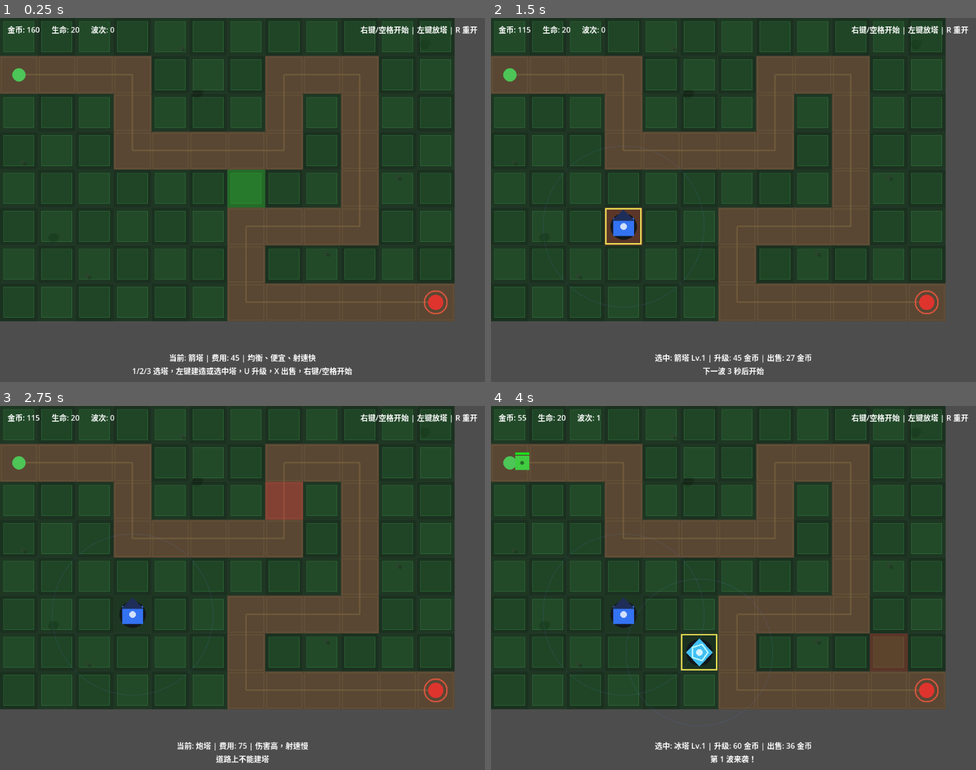
Above: before the commit, frames 1-4 (two rows, left to right).
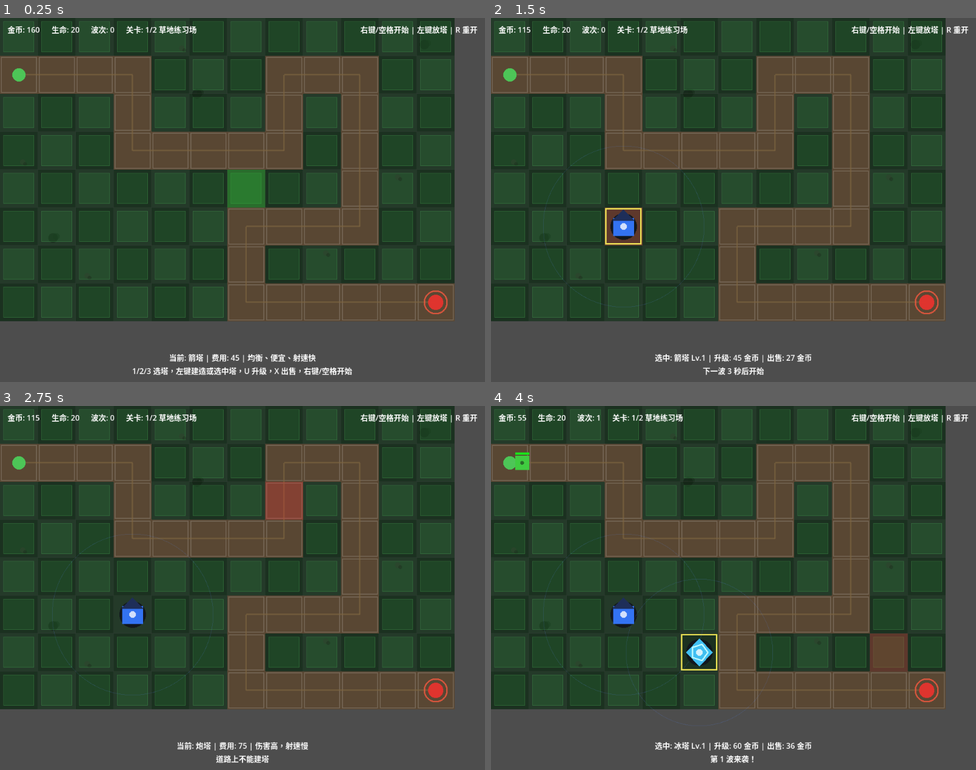
Above: after the commit, the same moments.

Repository: liang04/TowerDefense
Game: Godot game, scene res://scenes/main.tscn
Same seed, same stepped clock (60 frames per second), same inputs: the game is played once before the commit and once after it.
Inputs (mouse positions are in pixels of both pictures, inside the frame that each line leads up to):
- Up to frame 1 (0.25 s): no input
- Up to frame 2 (1.5 s): tap Enter at 0.5 s; move the mouse to (840, 181) at 0.52 s; tap P at 0.6 s; click (840, 181) at 0.67 s; tap Space at 0.77, 1.25 s; move the mouse to (636, 218) at 1.27 s; tap 1 at 1.35 s; click (636, 218) at 1.42 s
- Up to frame 3 (2.75 s): tap Space at 1.52 s; tap Enter at 2 s; move the mouse to (291, 507) at 2.02 s; tap 2 at 2.1 s; click (291, 507) at 2.17 s
- Up to frame 4 (4 s): tap Space at 2.75, 3.02, 3.77 s; move the mouse to (709, 660) at 2.77 s; tap 3 at 2.85 s; click (709, 660) at 2.92 s; tap Enter at 3.5 s; move the mouse to (879, 642) at 3.52 s; tap U at 3.6 s; click (879, 642) at 3.67 s

The runs differ from the first frame. In frame 1, 1.5% of the frame differs, in the area x 0-94%, y 2-83%; in frame 2, 1.5%; in frame 3, 1.5%; in frame 4, 1.5%.

Commit message:
Add data-driven levels

Diff:
--- a/scenes/main.tscn
+++ b/scenes/main.tscn
@@ -65,6 +65,10 @@
 [node name="WaveLabel" type="Label" parent="HUD/MarginContainer/VBoxContainer/TopBar"]
 layout_mode = 2
 text = "波次: 0"
+
+[node name="LevelLabel" type="Label" parent="HUD/MarginContainer/VBoxContainer/TopBar"]
+layout_mode = 2
+text = "关卡: 1/2 草地练习场"
 
 [node name="Spacer" type="Control" parent="HUD/MarginContainer/VBoxContainer/TopBar"]
 layout_mode = 2
@@ -197,6 +201,10 @@
 text = "统计"
 horizontal_alignment = 1
 
+[node name="NextLevelButton" type="Button" parent="HUD/Overlay/ResultPanel/ResultBox"]
+layout_mode = 2
+text = "下一关"
+
 [node name="RestartResultButton" type="Button" parent="HUD/Overlay/ResultPanel/ResultBox"]
 layout_mode = 2
 text = "再来一局"
--- a/scripts/game_manager.gd
+++ b/scripts/game_manager.gd
@@ -1,6 +1,8 @@
 ## 游戏全局管理器（Autoload 单例）
 ## 管理：金币、生命、塔放置网格、游戏状态
 extends Node
+
+var LevelData = preload("res://scripts/level_data.gd")
 
 ## ---- 信号 ----
 signal gold_changed(new_gold: int)
@@ -13,15 +15,12 @@
 signal wave_countdown(seconds_left: int)
 signal tower_selection_changed(tower_type: String)
 signal sfx_requested(sfx_name: String)
+signal level_changed(level_index: int, level_name: String)
 
 ## ---- 常量 ----
 const CELL_SIZE := 80       # 网格单元像素大小
 const GRID_COLS := 12       # 地图列数（宽）
 const GRID_ROWS := 8        # 地图行数（高）
-
-## ---- 初始值 ----
-const STARTING_GOLD := 160
-const STARTING_LIVES := 20
 
 var tower_configs: Dictionary = {
 	"arrow": {
@@ -60,8 +59,10 @@
 }
 
 ## ---- 状态 ----
-var gold: int = STARTING_GOLD
-var lives: int = STARTING_LIVES
+var levels: Array[Dictionary] = []
+var current_level_index: int = 0
+var gold: int = 160
+var lives: int = 20
 var is_game_over: bool = false
 var selected_tower_type: String = "arrow"
 var current_wave: int = 0
@@ -80,6 +81,11 @@
 
 ## ---- 初始化 ----
 func _ready() -> void:
+	levels = LevelData.get_levels()
+	if levels.is_empty():
+		push_error("No level data configured.")
+		return
+	_apply_level_settings()
 	_init_path()
 
 ## 初始化路径（坐标为网格 列,行）
@@ -87,18 +93,7 @@
 	path_cells.clear()
 	path_points.clear()
 
-	# 路径网格坐标序列：从左上蜿蜒到右下
-	var path_grid: Array[Vector2i] = [
-		Vector2i(0, 1), Vector2i(1, 1), Vector2i(2, 1), Vector2i(3, 1),
-		Vector2i(3, 2), Vector2i(3, 3),
-		Vector2i(4, 3), Vector2i(5, 3), Vector2i(6, 3), Vector2i(7, 3),
-		Vector2i(7, 2), Vector2i(7, 1),
-		Vector2i(8, 1), Vector2i(9, 1),
-		Vector2i(9, 2), Vector2i(9, 3), Vector2i(9, 4), Vector2i(9, 5),
-		Vector2i(8, 5), Vector2i(7, 5), Vector2i(6, 5),
-		Vector2i(6, 6), Vector2i(6, 7),
-		Vector2i(7, 7), Vector2i(8, 7), Vector2i(9, 7), Vector2i(10, 7), Vector2i(11, 7),
-	]
+	var path_grid: Array = get_current_level().get("path", [])
 
 	# 注册路径格子为不可放置
 	for cell in path_grid:
@@ -110,6 +105,11 @@
 			cell.x * CELL_SIZE + CELL_SIZE * 0.5,
 			cell.y * CELL_SIZE + CELL_SIZE * 0.5
 		))
+
+func _apply_level_settings() -> void:
+	var level := get_current_level()
+	gold = int(level.get("starting_gold", 160))
+	lives = int(level.get("starting_lives", 20))
 
 ## ---- 公共方法 ----
 
@@ -236,8 +236,7 @@
 	sfx_requested.emit(sfx_name)
 
 func reset_game() -> void:
-	gold = STARTING_GOLD
-	lives = STARTING_LIVES
+	_apply_level_settings()
 	is_game_over = false
 	current_wave = 0
 	enemies_killed = 0
@@ -249,3 +248,43 @@
 	gold_changed.emit(gold)
 	lives_changed.emit(lives)
 	tower_selection_changed.emit(selected_tower_type)
+	level_changed.emit(current_level_index, get_current_level_name())
+
+func advance_to_next_level() -> bool:
+	if current_level_index + 1 >= levels.size():
+		return false
+	current_level_index += 1
+	reset_game()
+	return true
+
+func get_current_level() -> Dictionary:
+	if levels.is_empty():
+		return {}
+	return levels[current_level_index]
+
+func get_current_level_name() -> String:
+	return String(get_current_level().get("name", "未命名关卡"))
+
+func get_current_level_description() -> String:
+	return String(get_current_level().get("description", ""))
+
+func get_current_level_waves() -> Array:
+	return get_current_level().get("waves", [])
+
+func has_next_level() -> bool:
+	return current_level_index + 1 < levels.size()
+
+func get_level_count() -> int:
+	return levels.size()
+
+func get_level_background_color() -> Color:
+	var value = get_current_level().get("background", Color(0.11, 0.2, 0.13))
+	return value if value is Color else Color(0.11, 0.2, 0.13)
+
+func get_level_buildable_color() -> Color:
+	var value = get_current_level().get("buildable_color", Color(0.18, 0.55, 0.24, 0.22))
+	return value if value is Color else Color(0.18, 0.55, 0.24, 0.22)
+
+func get_level_path_color() -> Color:
+	var value = get_current_level().get("path_color", Color(0.35, 0.28, 0.2))
+	return value if value is Color else Color(0.35, 0.28, 0.2)
--- a/scripts/hud.gd
+++ b/scripts/hud.gd
@@ -12,6 +12,7 @@
 @onready var gold_label: Label = $MarginContainer/VBoxContainer/TopBar/GoldLabel
 @onready var lives_label: Label = $MarginContainer/VBoxContainer/TopBar/LivesLabel
 @onready var wave_label: Label = $MarginContainer/VBoxContainer/TopBar/WaveLabel
+@onready var level_label: Label = $MarginContainer/VBoxContainer/TopBar/LevelLabel
 @onready var info_label: Label = $MarginContainer/VBoxContainer/InfoLabel
 @onready var message_label: Label = $MarginContainer/VBoxContainer/MessageLabel
 @onready var overlay: Control = $Overlay
@@ -23,6 +24,7 @@
 @onready var start_button: Button = $Overlay/StartPanel/StartBox/StartButton
 @onready var resume_button: Button = $Overlay/PausePanel/PauseBox/ResumeButton
 @onready var restart_pause_button: Button = $Overlay/PausePanel/PauseBox/RestartPauseButton
+@onready var next_level_button: Button = $Overlay/ResultPanel/ResultBox/NextLevelButton
 @onready var restart_result_button: Button = $Overlay/ResultPanel/ResultBox/RestartResultButton
 
 ## ---- 生命周期 ----
@@ -39,10 +41,12 @@
 	GameManager.game_over.connect(_on_game_over)
 	GameManager.game_won.connect(_on_game_won)
 	GameManager.tower_selection_changed.connect(_on_tower_selection_changed)
+	GameManager.level_changed.connect(_on_level_changed)
 
 	start_button.pressed.connect(_on_start_pressed)
 	resume_button.pressed.connect(_on_resume_pressed)
 	restart_pause_button.pressed.connect(_on_restart_pressed)
+	next_level_button.pressed.connect(_on_next_level_pressed)
 	restart_result_button.pressed.connect(_on_restart_pressed)
 
 	# 初始化显示
@@ -61,6 +65,7 @@
 	gold_label.text = "金币: %d" % GameManager.gold
 	lives_label.text = "生命: %d" % GameManager.lives
 	wave_label.text = "波次: 0"
+	_update_level_text()
 	_update_selected_tower_text()
 	message_label.text = "1/2/3 选塔，左键建造或选中塔，U 升级，X 出售，右键/空格开始"
 
@@ -88,6 +93,18 @@
 
 func _on_tower_selection_changed(_tower_type: String) -> void:
 	_update_selected_tower_text()
+
+func _on_level_changed(_level_index: int, _level_name: String) -> void:
+	_update_level_text()
+	wave_label.text = "波次: 0"
+	_update_selected_tower_text()
+
+func _update_level_text() -> void:
+	level_label.text = "关卡: %d/%d %s" % [
+		GameManager.current_level_index + 1,
+		GameManager.get_level_count(),
+		GameManager.get_current_level_name(),
+	]
 
 func _update_selected_tower_text() -> void:
 	var config := GameManager.get_tower_config(GameManager.selected_tower_type)
@@ -154,7 +171,9 @@
 	pause_panel.visible = false
 	result_panel.visible = true
 	result_title.text = "胜利" if won else "失败"
-	result_stats.text = "到达波次: %d\n击杀敌人: %d\n漏掉敌人: %d\n剩余生命: %d\n剩余金币: %d" % [
+	next_level_button.visible = won and GameManager.has_next_level()
+	result_stats.text = "关卡: %s\n到达波次: %d\n击杀敌人: %d\n漏掉敌人: %d\n剩余生命: %d\n剩余金币: %d" % [
+		GameManager.get_current_level_name(),
 		GameManager.current_wave,
 		GameManager.enemies_killed,
 		GameManager.enemies_leaked,
@@ -173,3 +192,8 @@
 func _on_restart_pressed() -> void:
 	get_tree().paused = false
 	get_parent().call("_restart_game")
+
+func _on_next_level_pressed() -> void:
+	get_tree().paused = false
+	if GameManager.advance_to_next_level():
+		get_parent().call("_reload_scene_for_level")
--- /dev/null
+++ b/scripts/level_data.gd
@@ -0,0 +1,81 @@
+extends RefCounted
+
+static func get_levels() -> Array[Dictionary]:
+	return [
+		{
+			"name": "草地练习场",
+			"description": "标准路线，适合学习基础建塔和升级。",
+			"starting_gold": 160,
+			"starting_lives": 20,
+			"background": Color(0.11, 0.2, 0.13),
+			"buildable_color": Color(0.18, 0.55, 0.24, 0.22),
+			"path_color": Color(0.35, 0.28, 0.2),
+			"path": [
+				Vector2i(0, 1), Vector2i(1, 1), Vector2i(2, 1), Vector2i(3, 1),
+				Vector2i(3, 2), Vector2i(3, 3),
+				Vector2i(4, 3), Vector2i(5, 3), Vector2i(6, 3), Vector2i(7, 3),
+				Vector2i(7, 2), Vector2i(7, 1),
+				Vector2i(8, 1), Vector2i(9, 1),
+				Vector2i(9, 2), Vector2i(9, 3), Vector2i(9, 4), Vector2i(9, 5),
+				Vector2i(8, 5), Vector2i(7, 5), Vector2i(6, 5),
+				Vector2i(6, 6), Vector2i(6, 7),
+				Vector2i(7, 7), Vector2i(8, 7), Vector2i(9, 7), Vector2i(10, 7), Vector2i(11, 7),
+			],
+			"waves": [
+				{"groups": [
+					{"count": 5, "interval": 0.9, "type": "grunt", "hp": 30, "speed": 118.0, "reward": 10, "color": Color(0.25, 0.8, 0.25)},
+				]},
+				{"groups": [
+					{"count": 6, "interval": 0.75, "type": "grunt", "hp": 42, "speed": 122.0, "reward": 10, "color": Color(0.25, 0.8, 0.25)},
+					{"count": 3, "interval": 0.55, "type": "runner", "hp": 24, "speed": 175.0, "reward": 12, "color": Color(0.95, 0.9, 0.25)},
+				]},
+				{"groups": [
+					{"count": 8, "interval": 0.7, "type": "runner", "hp": 32, "speed": 185.0, "reward": 13, "color": Color(0.95, 0.9, 0.25)},
+					{"count": 3, "interval": 1.0, "type": "tank", "hp": 120, "speed": 80.0, "reward": 22, "color": Color(0.62, 0.55, 0.48)},
+				]},
+				{"groups": [
+					{"count": 12, "interval": 0.45, "type": "grunt", "hp": 58, "speed": 130.0, "reward": 11, "color": Color(0.25, 0.8, 0.25)},
+					{"count": 4, "interval": 0.8, "type": "tank", "hp": 150, "speed": 85.0, "reward": 24, "color": Color(0.62, 0.55, 0.48)},
+				]},
+				{"groups": [
+					{"count": 8, "interval": 0.5, "type": "runner", "hp": 44, "speed": 195.0, "reward": 14, "color": Color(0.95, 0.9, 0.25)},
+					{"count": 6, "interval": 0.8, "type": "tank", "hp": 190, "speed": 90.0, "reward": 28, "color": Color(0.62, 0.55, 0.48)},
+					{"count": 8, "interval": 0.45, "type": "grunt", "hp": 75, "speed": 140.0, "reward": 13, "color": Color(0.25, 0.8, 0.25)},
+				]},
+			],
+		},
+		{
+			"name": "峡谷回廊",
+			"description": "更长路线，敌人分批更多，适合练习补塔和升级。",
+			"starting_gold": 190,
+			"starting_lives": 18,
+			"background": Color(0.13, 0.17, 0.18),
+			"buildable_color": Color(0.18, 0.48, 0.4, 0.24),
+			"path_color": Color(0.38, 0.31, 0.24),
+			"path": [
+				Vector2i(0, 0), Vector2i(1, 0), Vector2i(2, 0), Vector2i(3, 0), Vector2i(4, 0),
+				Vector2i(4, 1), Vector2i(4, 2), Vector2i(3, 2), Vector2i(2, 2), Vector2i(1, 2),
+				Vector2i(1, 3), Vector2i(1, 4), Vector2i(2, 4), Vector2i(3, 4), Vector2i(4, 4), Vector2i(5, 4), Vector2i(6, 4),
+				Vector2i(6, 3), Vector2i(6, 2), Vector2i(7, 2), Vector2i(8, 2), Vector2i(9, 2), Vector2i(10, 2),
+				Vector2i(10, 3), Vector2i(10, 4), Vector2i(9, 4), Vector2i(8, 4),
+				Vector2i(8, 5), Vector2i(8, 6), Vector2i(9, 6), Vector2i(10, 6), Vector2i(11, 6),
+			],
+			"waves": [
+				{"groups": [
+					{"count": 8, "interval": 0.65, "type": "grunt", "hp": 40, "speed": 130.0, "reward": 10, "color": Color(0.25, 0.8, 0.25)},
+				]},
+				{"groups": [
+					{"count": 7, "interval": 0.55, "type": "runner", "hp": 30, "speed": 190.0, "reward": 12, "color": Color(0.95, 0.9, 0.25)},
+					{"count": 5, "interval": 0.75, "type": "grunt", "hp": 58, "speed": 135.0, "reward": 12, "color": Color(0.25, 0.8, 0.25)},
+				]},
+				{"groups": [
+					{"count": 6, "interval": 0.9, "type": "tank", "hp": 155, "speed": 90.0, "reward": 24, "color": Color(0.62, 0.55, 0.48)},
+					{"count": 8, "interval": 0.45, "type": "runner", "hp": 42, "speed": 205.0, "reward": 14, "color": Color(0.95, 0.9, 0.25)},
+				]},
+				{"groups": [
+					{"count": 14, "interval": 0.38, "type": "grunt", "hp": 76, "speed": 145.0, "reward": 13, "color": Color(0.25, 0.8, 0.25)},
+					{"count": 7, "interval": 0.7, "type": "tank", "hp": 210, "speed": 92.0, "reward": 30, "color": Color(0.62, 0.55, 0.48)},
+				]},
+			],
+		},
+	]
--- a/scripts/main.gd
+++ b/scripts/main.gd
@@ -163,6 +163,10 @@
 	GameManager.reset_game()
 	get_tree().reload_current_scene()
 
+func _reload_scene_for_level() -> void:
+	get_tree().paused = false
+	get_tree().reload_current_scene()
+
 func _toggle_pause() -> void:
 	if GameManager.is_game_over or not _game_started:
 		return
@@ -184,12 +188,14 @@
 
 func _draw_background() -> void:
 	var map_size := Vector2(GameManager.GRID_COLS * GameManager.CELL_SIZE, GameManager.GRID_ROWS * GameManager.CELL_SIZE)
-	draw_rect(Rect2(Vector2.ZERO, map_size), Color(0.11, 0.2, 0.13))
+	var background_color := GameManager.get_level_background_color()
+	draw_rect(Rect2(Vector2.ZERO, map_size), background_color)
 
 	for row in range(GameManager.GRID_ROWS):
 		for col in range(GameManager.GRID_COLS):
 			var cell_origin := Vector2(col * GameManager.CELL_SIZE, row * GameManager.CELL_SIZE)
-			var tint := Color(0.13, 0.24, 0.15, 0.45) if (col + row) % 2 == 0 else Color(0.1, 0.18, 0.12, 0.35)
+			var tint := background_color.lightened(0.08) if (col + row) % 2 == 0 else background_color.darkened(0.06)
+			tint.a = 0.45
 			draw_rect(Rect2(cell_origin, Vector2(GameManager.CELL_SIZE, GameManager.CELL_SIZE)), tint)
 
 	# 固定装饰点，避免运行时随机导致地图闪烁。
@@ -208,6 +214,7 @@
 			draw_circle(pos + Vector2(5, 4), 4.0, Color(0.1, 0.1, 0.09, 0.55))
 
 func _draw_buildable_cells() -> void:
+	var buildable_color := GameManager.get_level_buildable_color()
 	for row in range(GameManager.GRID_ROWS):
 		for col in range(GameManager.GRID_COLS):
 			var cell := Vector2i(col, row)
@@ -220,7 +227,7 @@
 				GameManager.CELL_SIZE - 16,
 				GameManager.CELL_SIZE - 16
 			)
-			draw_rect(rect, Color(0.18, 0.55, 0.24, 0.22))
+			draw_rect(rect, buildable_color)
 			draw_rect(rect, Color(0.37, 0.85, 0.42, 0.28), false, 1.0)
 
 func _draw_grid() -> void:
@@ -235,6 +242,7 @@
 				  Color(0.25, 0.25, 0.25, 0.3), 1.0)
 
 func _draw_path() -> void:
+	var path_color := GameManager.get_level_path_color()
 	# 绘制路径格子
 	for cell in GameManager.path_cells:
 		var rect := Rect2(
@@ -243,8 +251,8 @@
 			GameManager.CELL_SIZE,
 			GameManager.CELL_SIZE
 		)
-		draw_rect(rect, Color(0.35, 0.28, 0.2))  # 泥土色路径
-		draw_rect(rect.grow(-3), Color(0.42, 0.34, 0.23, 0.65), false, 2.0)
+		draw_rect(rect, path_color)
+		draw_rect(rect.grow(-3), path_color.lightened(0.16), false, 2.0)
 
 	# 绘制路径点连线（辅助线）
 	if GameManager.path_points.size() > 1:
--- a/scripts/wave_spawner.gd
+++ b/scripts/wave_spawner.gd
@@ -5,33 +5,7 @@
 ## ---- 信号 ----
 signal all_waves_completed
 
-## ---- 波次配置 ----
-## 后续规模变大时可改为 Resource 或 JSON 加载
-## groups 中每组：[数量, 生成间隔, 类型, 血量, 速度, 奖励]
 const COUNTDOWN_SECONDS := 3
-
-var waves: Array[Dictionary] = [
-	{"groups": [
-		{"count": 5, "interval": 0.9, "type": "grunt", "hp": 30, "speed": 118.0, "reward": 10, "color": Color(0.25, 0.8, 0.25)},
-	]},
-	{"groups": [
-		{"count": 6, "interval": 0.75, "type": "grunt", "hp": 42, "speed": 122.0, "reward": 10, "color": Color(0.25, 0.8, 0.25)},
-		{"count": 3, "interval": 0.55, "type": "runner", "hp": 24, "speed": 175.0, "reward": 12, "color": Color(0.95, 0.9, 0.25)},
-	]},
-	{"groups": [
-		{"count": 8, "interval": 0.7, "type": "runner", "hp": 32, "speed": 185.0, "reward": 13, "color": Color(0.95, 0.9, 0.25)},
-		{"count": 3, "interval": 1.0, "type": "tank", "hp": 120, "speed": 80.0, "reward": 22, "color": Color(0.62, 0.55, 0.48)},
-	]},
-	{"groups": [
-		{"count": 12, "interval": 0.45, "type": "grunt", "hp": 58, "speed": 130.0, "reward": 11, "color": Color(0.25, 0.8, 0.25)},
-		{"count": 4, "interval": 0.8, "type": "tank", "hp": 150, "speed": 85.0, "reward": 24, "color": Color(0.62, 0.55, 0.48)},
-	]},
-	{"groups": [
-		{"count": 8, "interval": 0.5, "type": "runner", "hp": 44, "speed": 195.0, "reward": 14, "color": Color(0.95, 0.9, 0.25)},
-		{"count": 6, "interval": 0.8, "type": "tank", "hp": 190, "speed": 90.0, "reward": 28, "color": Color(0.62, 0.55, 0.48)},
-		{"count": 8, "interval": 0.45, "type": "grunt", "hp": 75, "speed": 140.0, "reward": 13, "color": Color(0.25, 0.8, 0.25)},
-	]},
-]
 
 ## ---- 预加载 ----
 var _enemy_scene: PackedScene = preload("res://scenes/enemy.tscn")
@@ -60,6 +34,7 @@
 	if _is_spawning or _is_waiting_to_spawn or GameManager.is_game_over or _is_finished:
 		return
 
+	var waves := GameManager.get_current_level_waves()
 	if _current_wave >= waves.size():
 		_is_finished = true
 		all_waves_completed.emit()
@@ -118,6 +93,7 @@
 		_spawned_count = 0
 		_current_group += 1
 
+		var waves := GameManager.get_current_level_waves()
 		var groups: Array = waves[_current_wave]["groups"]
 		if _current_group >= groups.size():
 			spawn_timer.stop()
@@ -127,6 +103,7 @@
 			spawn_timer.wait_time = next_data["interval"]
 
 func _get_current_spawn_data() -> Dictionary:
+	var waves := GameManager.get_current_level_waves()
 	var groups: Array = waves[_current_wave]["groups"]
 	return groups[_current_group]
 
Not shown, changed: docs/game_design.md
